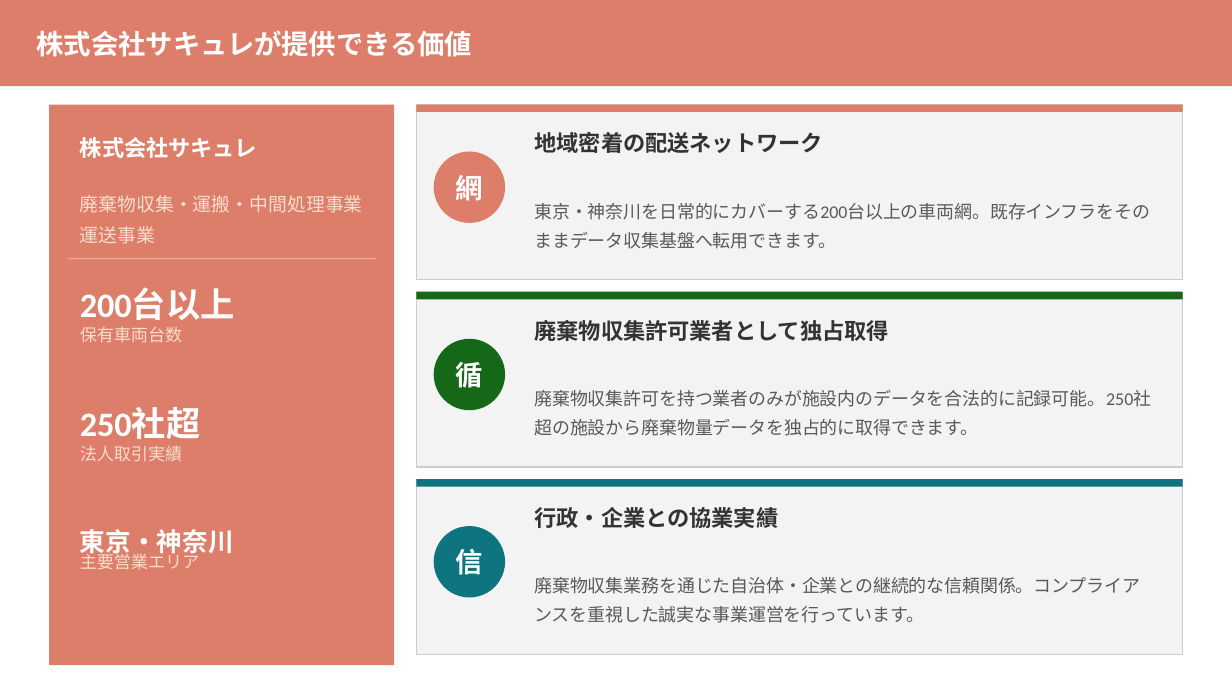
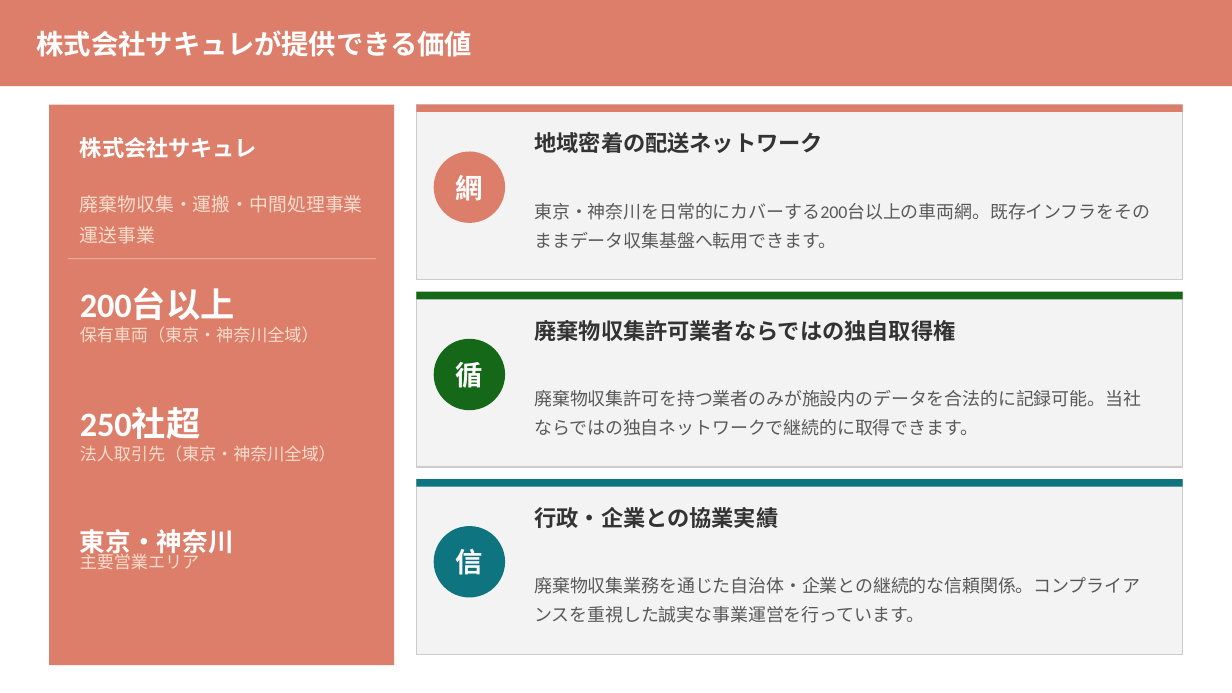
Before and after one commit to monomapblog-ui/sacure, a slide deck: slide 2 of 川崎市_統合提案資料_v2.pptx. Drawn at 1232x693 pixels with LibreOffice and Linux fonts; fonts in the diff are those of the drawing. Boxes give left, top, right and bottom in pixels: in the first picture for what was removed or moved away, otherwise in the second. Text is boxed around its words. In the diff, an @@ line names an element or a change of style, - is before the commit and + after.

```diff
--- a/川崎市_統合提案資料_v2.pptx
+++ b/川崎市_統合提案資料_v2.pptx
@@ text at (80, 326, 319, 343): text changed @@
-保有車両台数
+保有車両（東京・神奈川全域）
@@ text at (535, 320, 956, 341): text changed @@
-廃棄物収集許可業者として独占取得
+廃棄物収集許可業者ならではの独自取得権
@@ text at (535, 390, 1142, 436): text changed @@
-廃棄物収集許可を持つ業者のみが施設内のデータを合法的に記録可能。250社超の施設から廃棄物量データを独占的に取得できます。
+廃棄物収集許可を持つ業者のみが施設内のデータを合法的に記録可能。当社ならではの独自ネットワークで継続的に取得できます。
@@ text at (80, 445, 336, 462): text changed @@
-法人取引実績
+法人取引先（東京・神奈川全域）
```
Also in this commit, not shown: 2 other slides changed, 2 other files.
